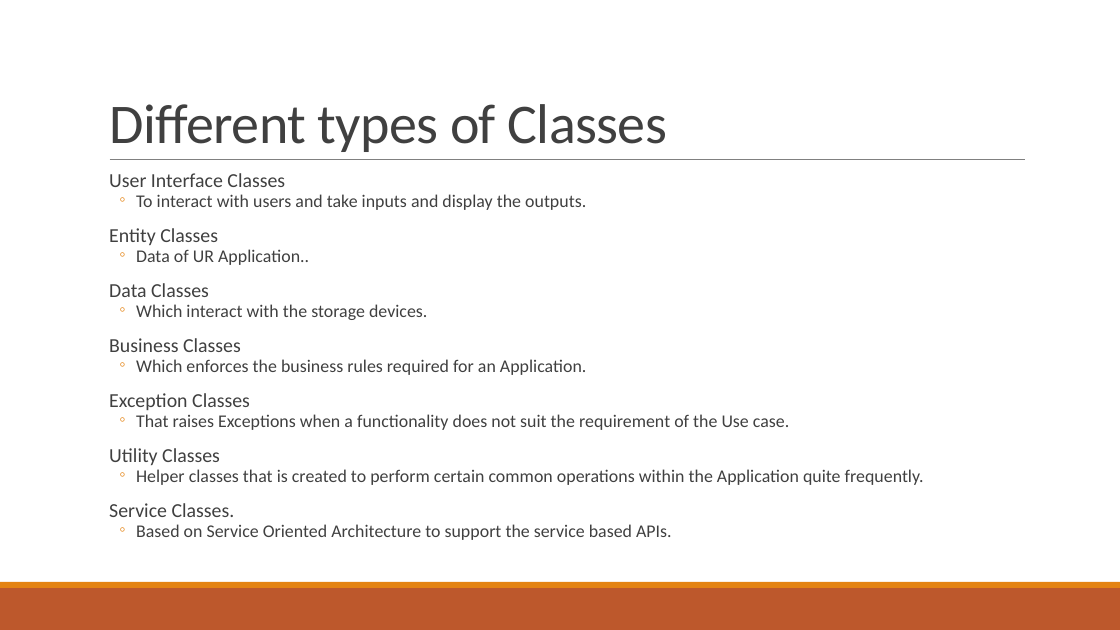
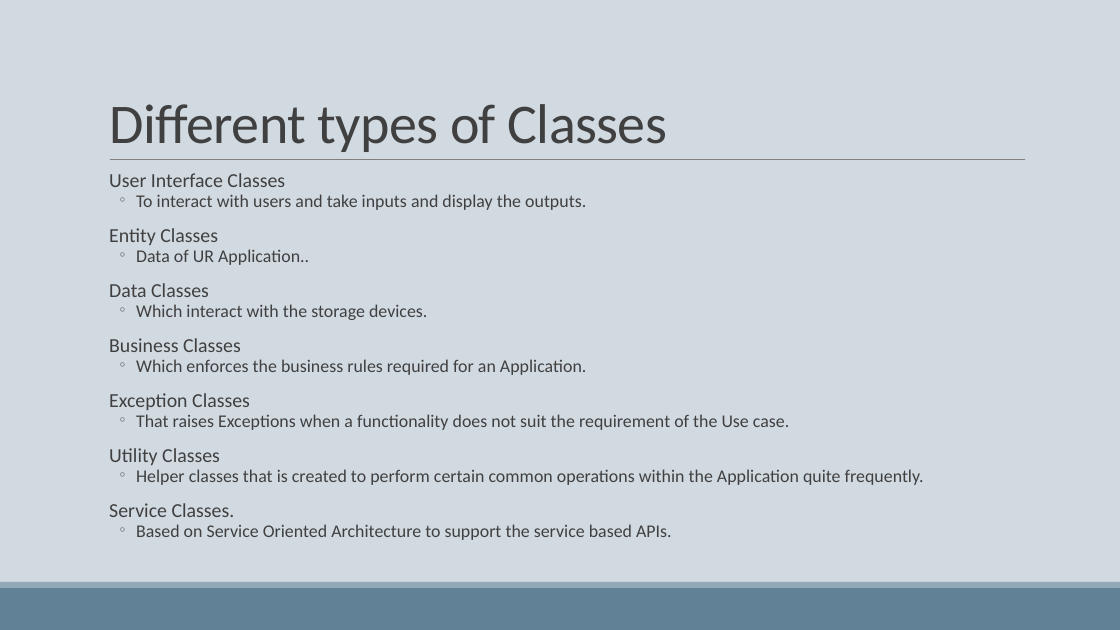
Before and after one commit to phani-rajbn/Nichi-In, a slide deck: slide 26 of MS-net.pptx. Drawn at 1120x630 pixels with LibreOffice and Linux fonts; fonts in the diff are those of the drawing. Boxes give left, top, right and bottom in pixels: in the first picture for what was removed or moved away, otherwise in the second. Text is boxed around its words. In the diff, an @@ line names an element or a change of style, - is before the commit and + after.

```diff
--- a/MS-net.pptx
+++ b/MS-net.pptx
@@ background #FFFFFF to #D1D9E1 @@
@@ text "User Interface Classes" at box(109, 173, 924, 540): bullet colour #E48312 to #6F6F74 @@
@@ rectangle at box(0, 588, 1120, 630): fill #BD582C to #618197 @@
@@ rectangle at box(0, 582, 1120, 588): fill #E48312 to #92A9B9 @@
```
Also in this commit, not shown: 31 other slides changed, 5 slides added.
